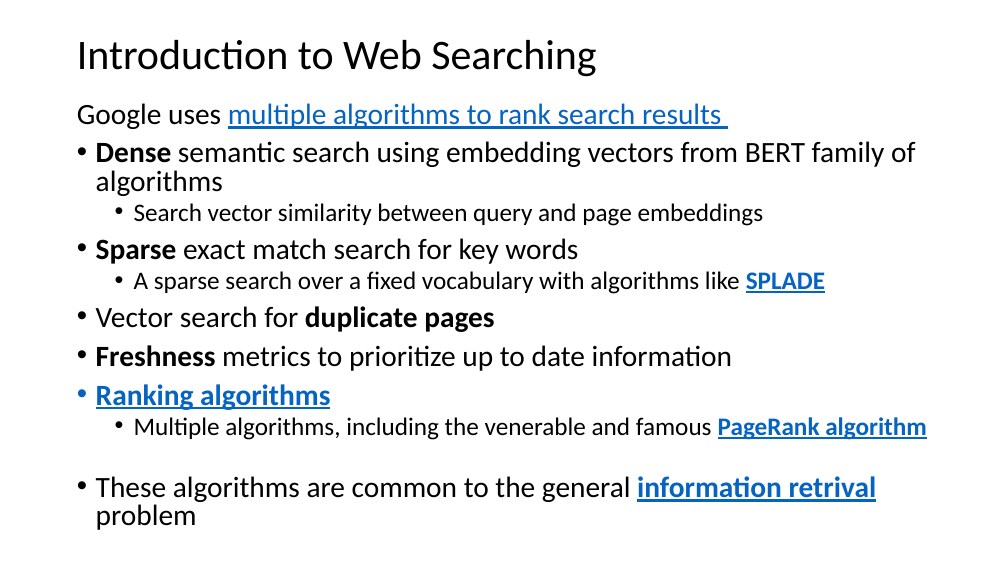
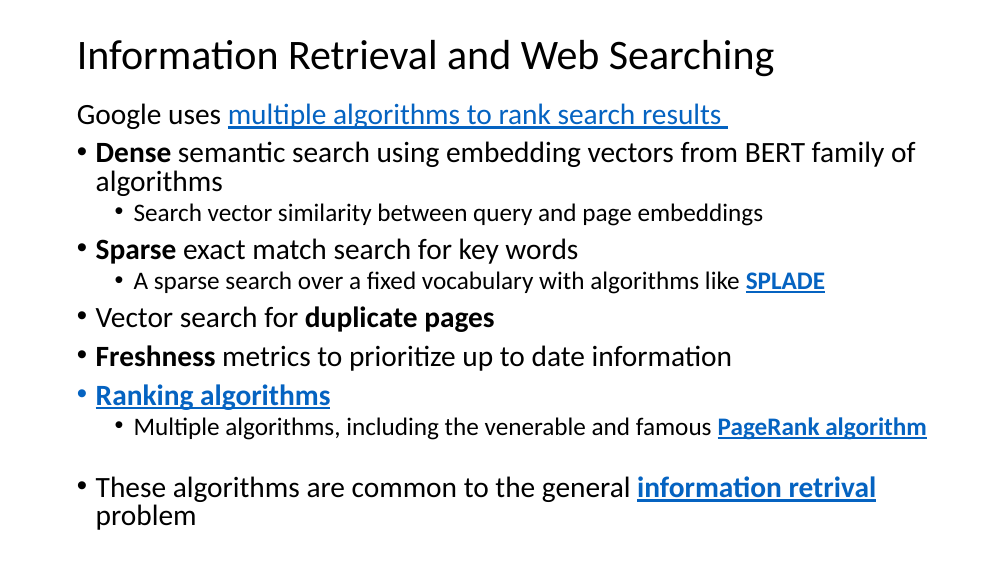
Before and after one commit to harelgabainew/school1, a slide deck: slide 12 of slides/7_DocumentWebSearching.pptx. Drawn at 1008x567 pixels with LibreOffice and Linux fonts; fonts in the diff are those of the drawing. Boxes give left, top, right and bottom in pixels: in the first picture for what was removed or moved away, otherwise in the second. Text is boxed around its words. In the diff, an @@ line names an element or a change of style, - is before the commit and + after.

Commit message:
Added slides on sparse search retriever-received model and sparse vector embedding

```diff
--- a/slides/7_DocumentWebSearching.pptx
+++ b/slides/7_DocumentWebSearching.pptx
@@ title at (x1=77, y1=40, x2=774, y2=77): text changed @@
-Introduction to Web Searching
+Information Retrieval and Web Searching
```
Also in this commit, not shown: 4 other slides changed, 14 slides added, 57 slides removed.
